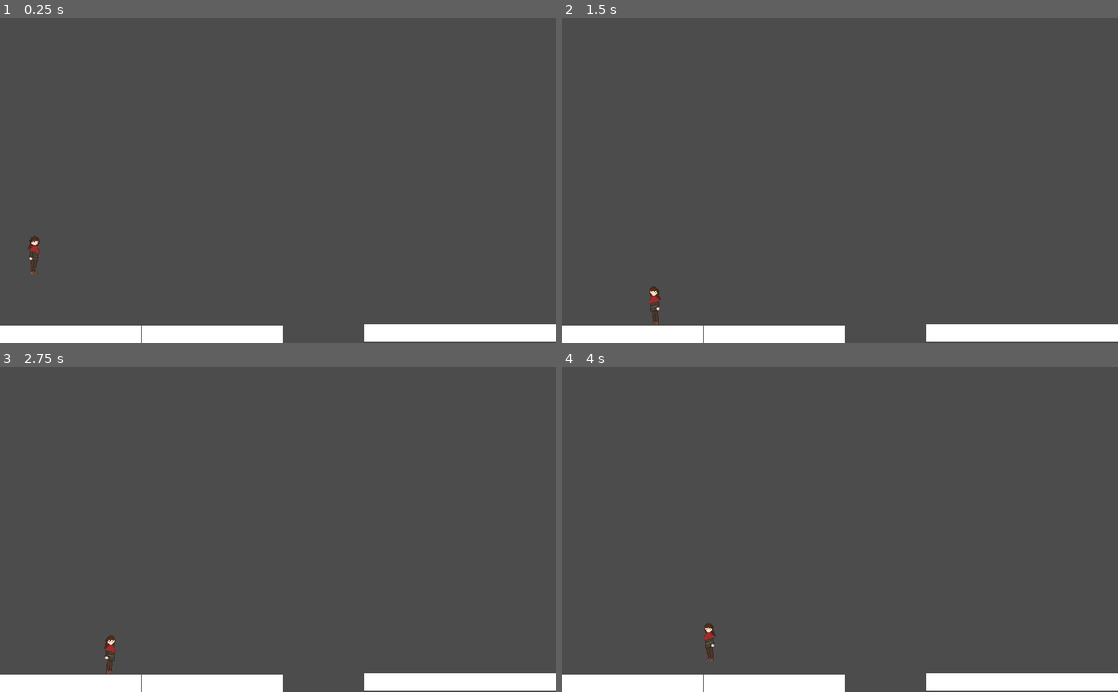
Above: before the commit, frames 1-4 (two rows, left to right).
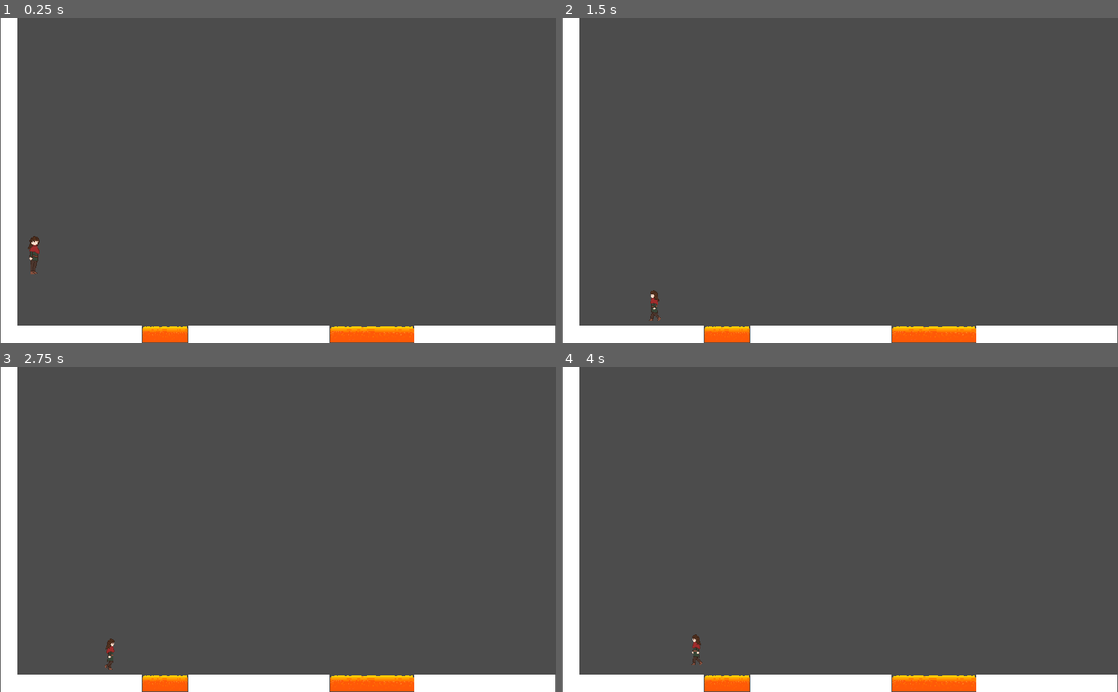
Above: after the commit, the same moments.

Repository: pjheden/ronja-robberdaughter
Game: Godot game, scene res://World.tscn
The game is run twice, just before and just after one commit, with the same random seed, the same clock (stepped at 60 frames per second) and the same inputs.
Inputs:
- Up to frame 1 (0.25 s): no input
- Up to frame 2 (1.5 s): tap Enter at 0.5 s; hold Right (ui_right) 0.53-1.28 s; tap Space (jump) at 0.77 s; hold Left (ui_left) from 1.28 s (still down)
- Up to frame 3 (2.75 s): tap Space (jump) at 1.52 s; release Left (ui_left) at 2.03 s; hold Right (ui_right) from 2.03 s (still down)
- Up to frame 4 (4 s): tap Space (jump) at 3.02, 3.77 s; release Right (ui_right) at 3.53 s; hold Left (ui_left) from 3.53 s (still down)

The runs differ from the first frame. In frame 1, 4.8% of the frame differs, in the area x 0-100%, y 0-100%; in frame 2, 4.9%; in frame 3, 4.9%; in frame 4, 5.0%.

Commit message:
ADD lava and walls

Diff:
--- /dev/null
+++ b/Platforms/MeshPlatform.tscn
@@ -0,0 +1,18 @@
+[gd_scene load_steps=4 format=2]
+
+[sub_resource type="RectangleShape2D" id=1]
+extents = Vector2( 129.78, 16.9246 )
+
+[sub_resource type="CanvasItemMaterial" id=2]
+
+[sub_resource type="CubeMesh" id=3]
+
+[node name="Platform" type="StaticBody2D"]
+
+[node name="CollisionShape2D" type="CollisionShape2D" parent="."]
+shape = SubResource( 1 )
+
+[node name="MeshInstance2D" type="MeshInstance2D" parent="."]
+material = SubResource( 2 )
+scale = Vector2( -129.957, -16.3195 )
+mesh = SubResource( 3 )
--- /dev/null
+++ b/Platforms/SpritePlatform.tscn
@@ -0,0 +1,11 @@
+[gd_scene load_steps=2 format=2]
+
+[sub_resource type="RectangleShape2D" id=1]
+extents = Vector2( 265.784, 10 )
+
+[node name="Sprite" type="Sprite"]
+
+[node name="StaticBody2D" type="StaticBody2D" parent="."]
+
+[node name="CollisionShape2D" type="CollisionShape2D" parent="StaticBody2D"]
+shape = SubResource( 1 )
--- a/Ronja/Ronja.gd
+++ b/Ronja/Ronja.gd
@@ -12,6 +12,8 @@
 
 func _ready():
 	screen_size = get_viewport_rect().size
+	$AnimatedSprite.play()
+
 
 func process_input():
 	dir = Vector2()
@@ -34,11 +36,6 @@
 	move_and_slide(motion)
 
 func process_animation():
-	if dir.length() <= 0:
-		$AnimatedSprite.play()
-	else:
-		$AnimatedSprite.stop()
-
 	if vel.x != 0:
 		$AnimatedSprite.animation = "walk"
 		$AnimatedSprite.flip_v = false
--- a/Ronja/Ronja.tscn
+++ b/Ronja/Ronja.tscn
@@ -1,18 +1,22 @@
-[gd_scene load_steps=5 format=2]
+[gd_scene load_steps=9 format=2]
 
 [ext_resource path="res://Ronja/Ronja.gd" type="Script" id=1]
-[ext_resource path="res://assets/tim_assets/SONJA-IDLE-TEST.png" type="Texture" id=2]
+[ext_resource path="res://assets/SONJA-IDLE-TEST/SONJA-IDLE-TEST.png" type="Texture" id=2]
+[ext_resource path="res://assets/SONJA-WALK-V1/SONJA-WALK-1.png" type="Texture" id=3]
+[ext_resource path="res://assets/SONJA-WALK-V1/SONJA-WALK-2.png" type="Texture" id=4]
+[ext_resource path="res://assets/SONJA-WALK-V1/SONJA-WALK-3.png" type="Texture" id=5]
+[ext_resource path="res://assets/SONJA-WALK-V1/SONJA-WALK-4.png" type="Texture" id=6]
 
 [sub_resource type="SpriteFrames" id=1]
 animations = [ {
+"frames": [ ExtResource( 3 ), ExtResource( 4 ), ExtResource( 5 ), ExtResource( 6 ) ],
+"loop": true,
+"name": "walk",
+"speed": 7.0
+}, {
 "frames": [ ExtResource( 2 ) ],
 "loop": true,
 "name": "up",
-"speed": 5.0
-}, {
-"frames": [ ExtResource( 2 ) ],
-"loop": true,
-"name": "walk",
 "speed": 5.0
 } ]
 
@@ -27,6 +31,7 @@
 scale = Vector2( 0.1, 0.1 )
 frames = SubResource( 1 )
 animation = "walk"
+frame = 2
 
 [node name="CollisionShape2D" type="CollisionShape2D" parent="."]
 position = Vector2( 0.062714, 0.687294 )
--- a/World.tscn
+++ b/World.tscn
@@ -1,21 +1,10 @@
-[gd_scene load_steps=9 format=2]
+[gd_scene load_steps=6 format=2]
 
 [ext_resource path="res://Ronja/Ronja.tscn" type="PackedScene" id=1]
 [ext_resource path="res://Main.gd" type="Script" id=2]
-
-[sub_resource type="RectangleShape2D" id=1]
-extents = Vector2( 129.78, 16.9246 )
-
-[sub_resource type="CanvasItemMaterial" id=3]
-
-[sub_resource type="CubeMesh" id=2]
-
-[sub_resource type="CanvasItemMaterial" id=4]
-
-[sub_resource type="CanvasItemMaterial" id=5]
-
-[sub_resource type="RectangleShape2D" id=6]
-extents = Vector2( 265.784, 10 )
+[ext_resource path="res://Platforms/MeshPlatform.tscn" type="PackedScene" id=3]
+[ext_resource path="res://Platforms/SpritePlatform.tscn" type="PackedScene" id=4]
+[ext_resource path="res://assets/lava.png" type="Texture" id=5]
 
 [node name="Main" type="Node"]
 script = ExtResource( 2 )
@@ -31,52 +20,26 @@
 
 [node name="Map" type="Node2D" parent="."]
 
-[node name="Platform" type="StaticBody2D" parent="Map"]
-position = Vector2( 0, -0.747849 )
+[node name="Platform" parent="Map" instance=ExtResource( 3 )]
+position = Vector2( 130.919, 583.789 )
 
-[node name="CollisionShape2D" type="CollisionShape2D" parent="Map/Platform"]
-position = Vector2( 129.683, 584.906 )
-shape = SubResource( 1 )
+[node name="Platform4" parent="Map" instance=ExtResource( 3 )]
+position = Vector2( 16.2688, 295.419 )
+scale = Vector2( 0.120002, 18.28 )
 
-[node name="MeshInstance2D" type="MeshInstance2D" parent="Map/Platform"]
-material = SubResource( 3 )
-position = Vector2( 129.683, 584.906 )
-scale = Vector2( -129.957, -16.3195 )
-mesh = SubResource( 2 )
+[node name="Platform2" parent="Map" instance=ExtResource( 3 )]
+position = Vector2( 477.264, 583.789 )
 
-[node name="Platform2" type="StaticBody2D" parent="Map"]
-position = Vector2( 261.058, -0.747849 )
+[node name="Platform3" parent="Map" instance=ExtResource( 3 )]
+position = Vector2( 893.012, 583.82 )
 
-[node name="CollisionShape2D" type="CollisionShape2D" parent="Map/Platform2"]
-position = Vector2( 129.683, 584.906 )
-shape = SubResource( 1 )
+[node name="Lava" parent="Map" instance=ExtResource( 4 )]
+position = Vector2( 303.865, 583.789 )
+scale = Vector2( 0.162985, 0.270931 )
+texture = ExtResource( 5 )
 
-[node name="MeshInstance2D" type="MeshInstance2D" parent="Map/Platform2"]
-material = SubResource( 3 )
-position = Vector2( 129.683, 584.906 )
-scale = Vector2( -129.957, -16.3195 )
-mesh = SubResource( 2 )
-
-[node name="Platform3" type="StaticBody2D" parent="Map"]
-material = SubResource( 4 )
-position = Vector2( 670.944, 0.187294 )
-scale = Vector2( 1.35903, 0.99427 )
-
-[node name="CollisionShape2D" type="CollisionShape2D" parent="Map/Platform3"]
-position = Vector2( 129.683, 584.906 )
-shape = SubResource( 1 )
-
-[node name="MeshInstance2D" type="MeshInstance2D" parent="Map/Platform3"]
-material = SubResource( 5 )
-position = Vector2( 129.683, 584.906 )
-scale = Vector2( -129.957, -16.3195 )
-mesh = SubResource( 2 )
-
-[node name="Sprite" type="Sprite" parent="Map"]
-
-[node name="StaticBody2D" type="StaticBody2D" parent="Map/Sprite"]
-
-[node name="CollisionShape2D" type="CollisionShape2D" parent="Map/Sprite/StaticBody2D"]
-position = Vector2( 259.661, 590.865 )
-shape = SubResource( 6 )
+[node name="Lava2" parent="Map" instance=ExtResource( 4 )]
+position = Vector2( 685.273, 583.789 )
+scale = Vector2( 0.30166, 0.270931 )
+texture = ExtResource( 5 )
 [connection signal="hit" from="Player" to="." method="game_over"]
